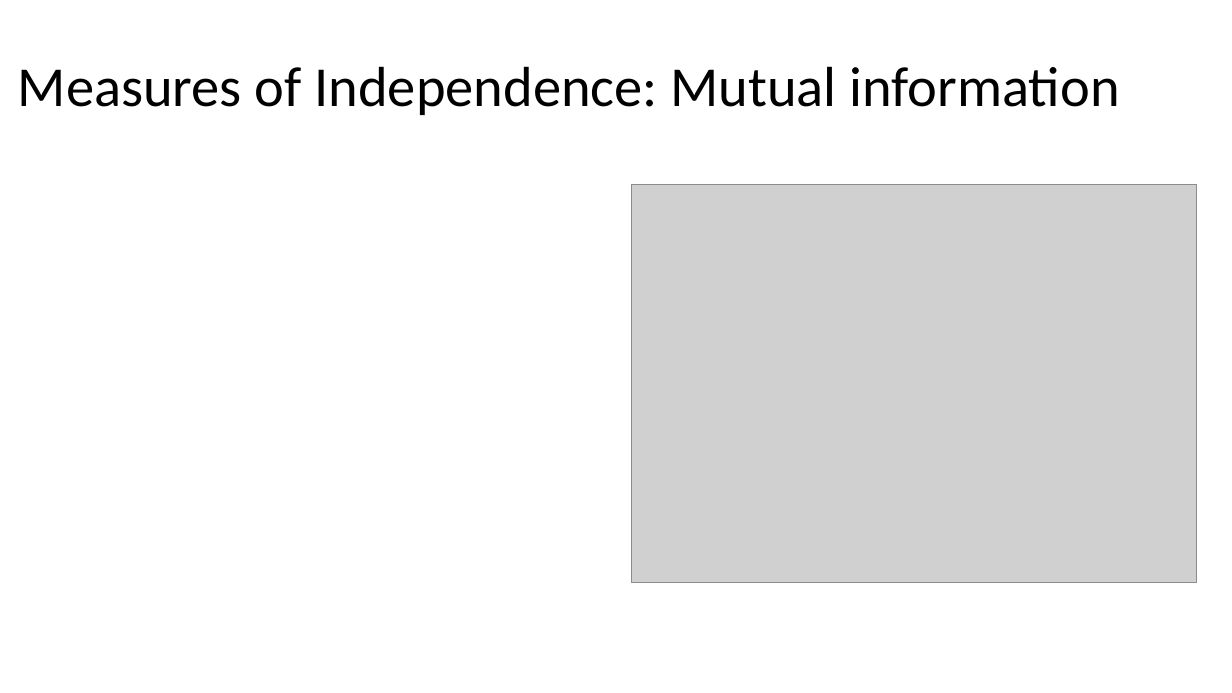
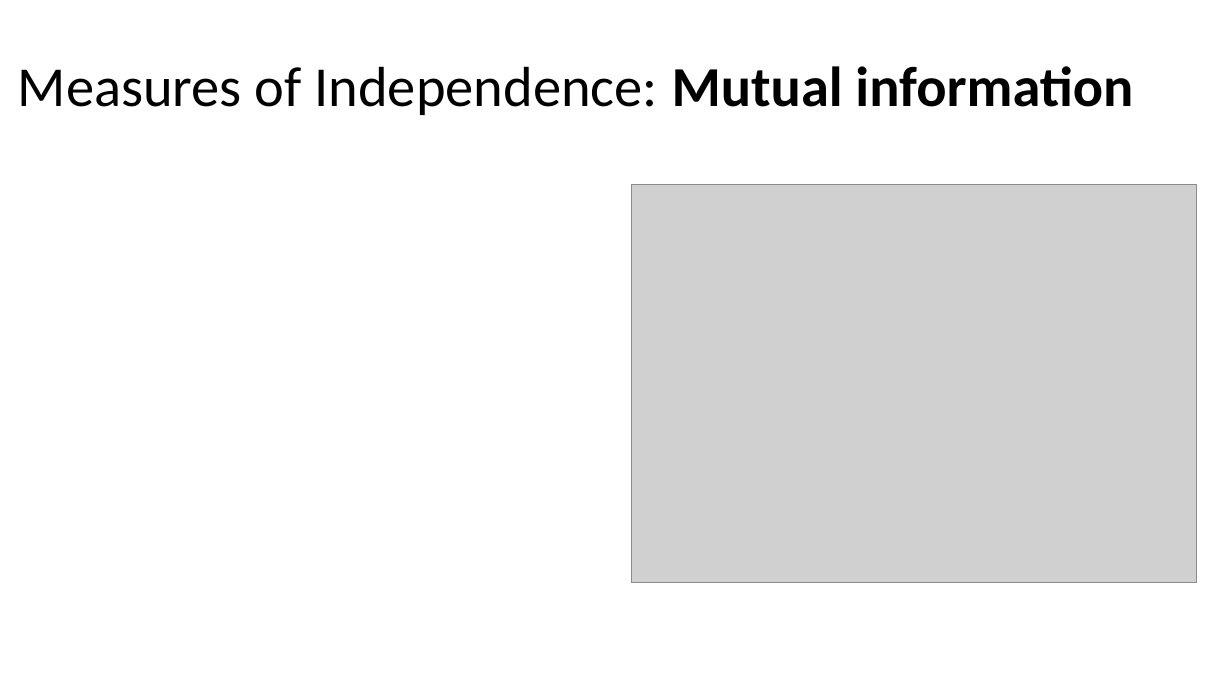
Before and after one commit to russellu/cs405, a slide deck: slide 5 of Lecture_16.pptx. Drawn at 1232x693 pixels with LibreOffice and Linux fonts; fonts in the diff are those of the drawing; grey boxes stand for pictures. Boxes give left, top, right and bottom in pixels: in the first picture for what was removed or moved away, otherwise in the second. Text is boxed around its words. In the diff, an @@ line names an element or a change of style, - is before the commit and + after.

```diff
--- a/Lecture_16.pptx
+++ b/Lecture_16.pptx
@@ title "Measures of Independence: Mutual information" at (18,66,1133,115): bold on in "Mutual information" @@
```
Also in this commit, not shown: 4 other slides changed, 4 slides added.
